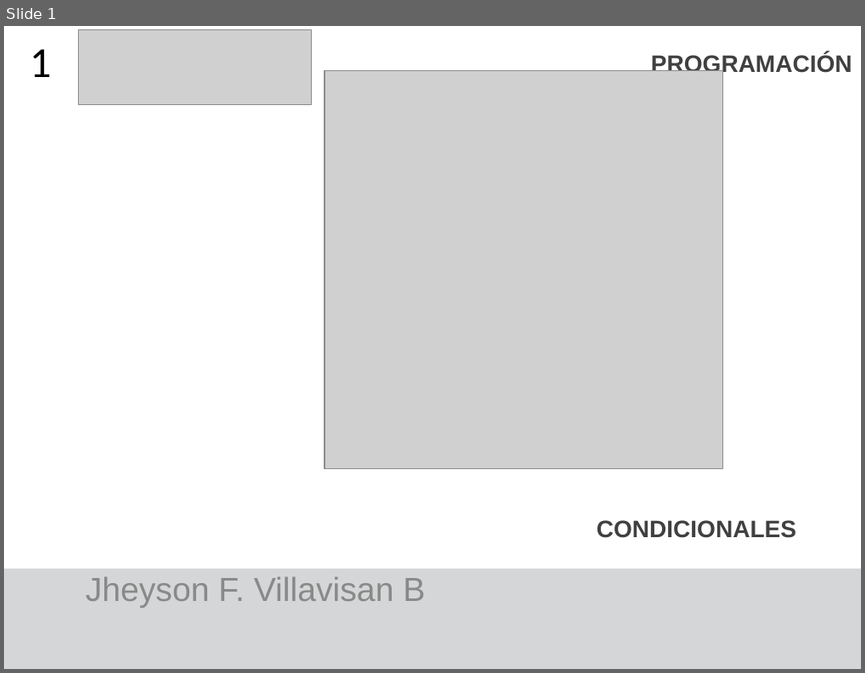
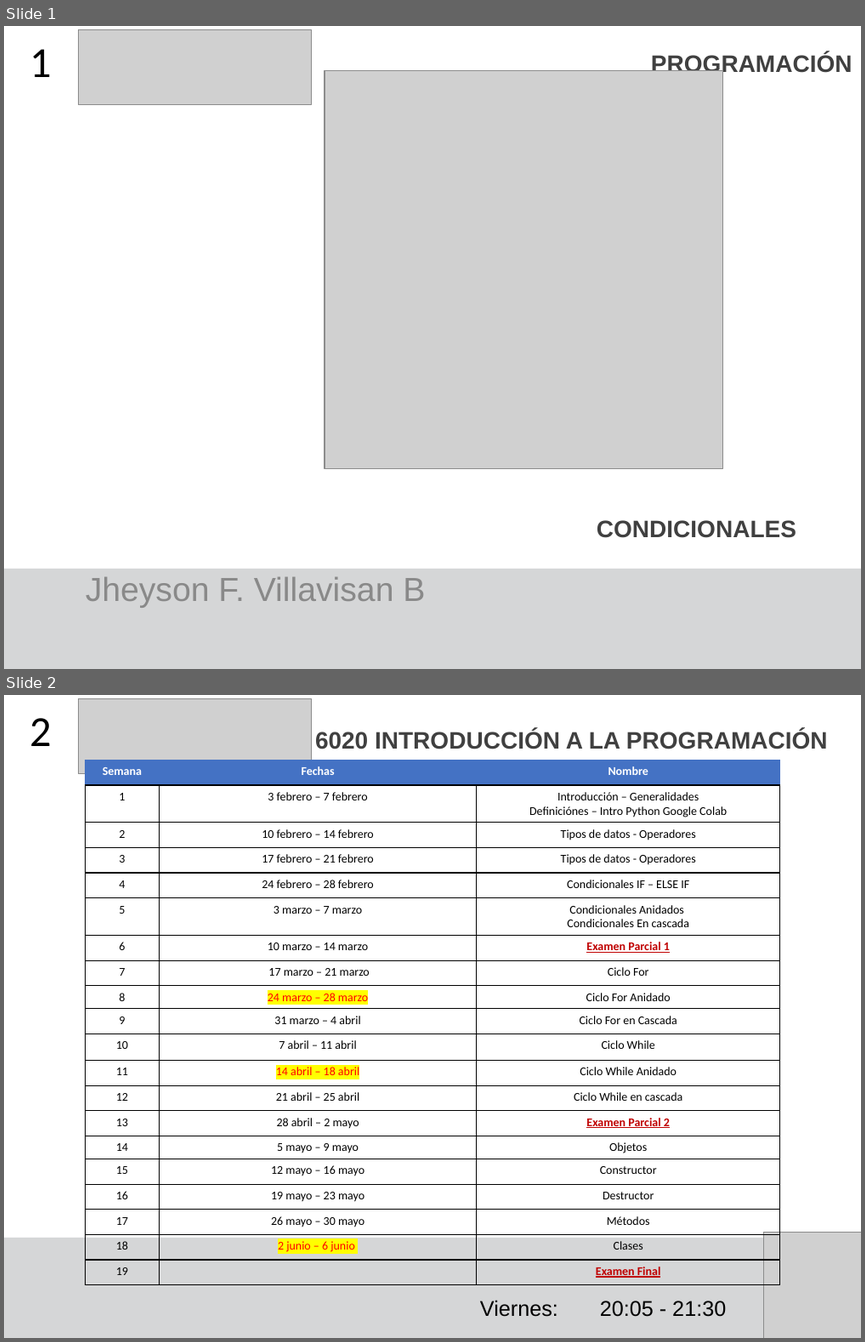
Before and after one commit to F4bian1012/Intro_Programacion, a slide deck: Sesion_5/Condicionales y ciclos.pptx. Shown one above the other, each under a label of ours: slide 1 before the commit, slides 1 and 2 after it. The pictures are 865x673 and 865x1342 pixels, drawn with LibreOffice and Linux fonts; fonts in the diff are those of the drawing; grey boxes stand for pictures. Boxes give left, top, right and bottom in pixels: in the first picture for what was removed or moved away, otherwise in the second. Text is boxed around its words. In the diff, an @@ line names an element or a change of style, - is before the commit and + after.

Commit message:
actualización semana 5

```diff
--- a/Sesion_5/Condicionales y ciclos.pptx
+++ b/Sesion_5/Condicionales y ciclos.pptx
@@ slide 2 added at <box>4,695,861,1338</box>, background #FFFFFF; not listed: 1 template element that a slide beside it also shows @@
@@ title added at <box>30,718,52,746</box>, 36 pt, text #000000 @@
+2
@@ picture added at <box>79,699,312,774</box> @@
@@ text added at <box>315,732,828,749</box>, 20 pt, text #404040, bold @@
+6020 INTRODUCCIÓN A LA PROGRAMACIÓN
@@ table added at <box>85,760,779,1285</box>, 20 rows, 3 columns @@
+Semana | Fechas | Nombre
+1 | 3 febrero – 7 febrero | Introducción – Generalidades / Definiciónes – Intro Python Google Colab
+2 | 10 febrero – 14 febrero | Tipos de datos - Operadores
+3 | 17 febrero – 21 febrero | Tipos de datos - Operadores
+4 | 24 febrero – 28 febrero | Condicionales IF – ELSE IF
+5 | 3 marzo – 7 marzo | Condicionales Anidados / Condicionales En cascada
+6 | 10 marzo – 14 marzo | Examen Parcial 1
+7 | 17 marzo – 21 marzo | Ciclo For
+8 | 24 marzo – 28 marzo | Ciclo For Anidado
+9 | 31 marzo – 4 abril | Ciclo For en Cascada
+10 | 7 abril – 11 abril | Ciclo While
+11 | 14 abril – 18 abril | Ciclo While Anidado
+12 | 21 abril – 25 abril | Ciclo While en cascada
+13 | 28 abril – 2 mayo | Examen Parcial 2
+14 | 5 mayo – 9 mayo | Objetos
+15 | 12 mayo – 16 mayo | Constructor
+16 | 19 mayo – 23 mayo | Destructor
+17 | 26 mayo – 30 mayo | Métodos
+18 | 2 junio – 6 junio | Clases
+19 |  | Examen Final
@@ picture added at <box>763,1231,861,1338</box> @@
@@ text added at <box>480,1299,726,1316</box>, 18 pt, text #000000 @@
+Viernes: 20:05 - 21:30
```
Also in this commit, not shown: 7 slides changed, 2 other slides added, 20 slides removed, 1 other file.
